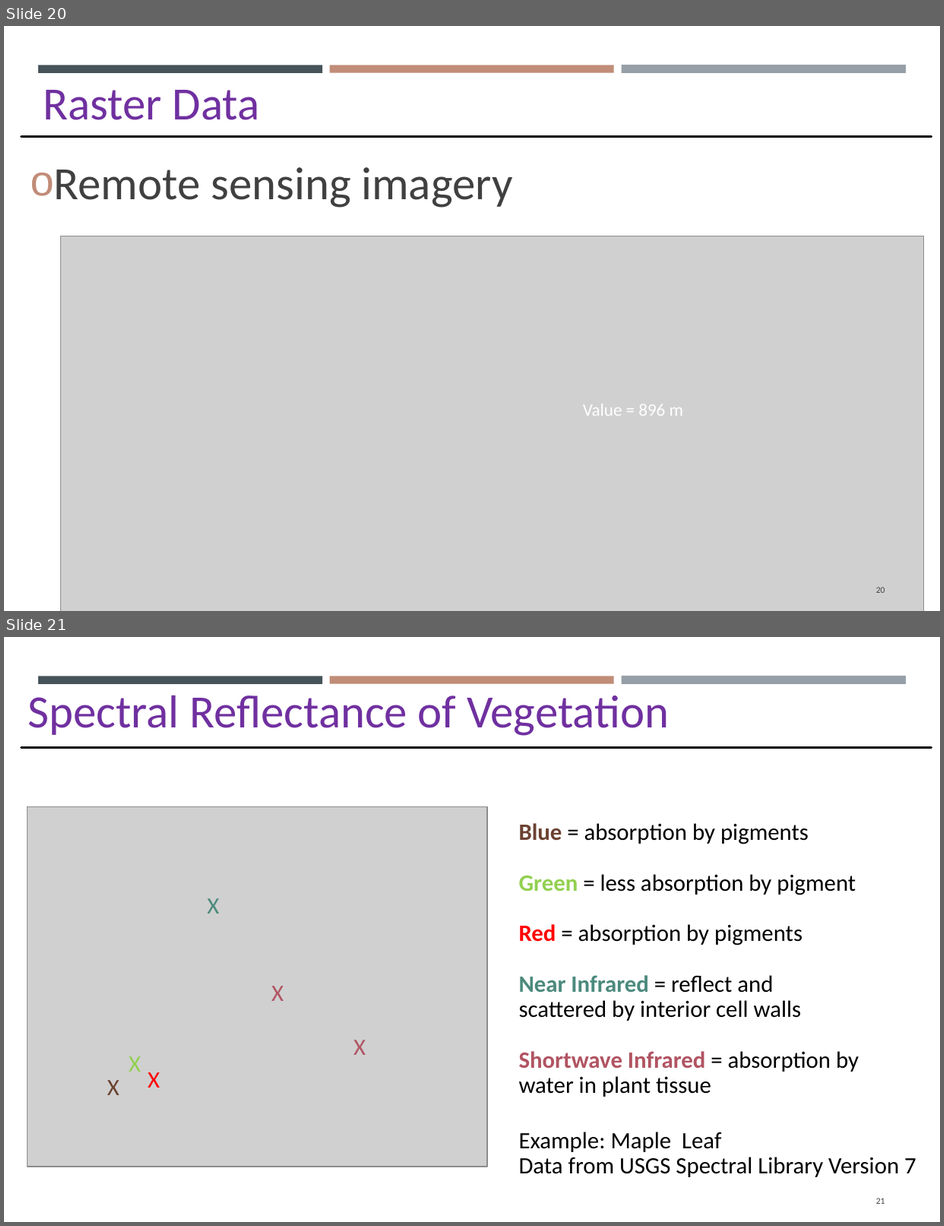
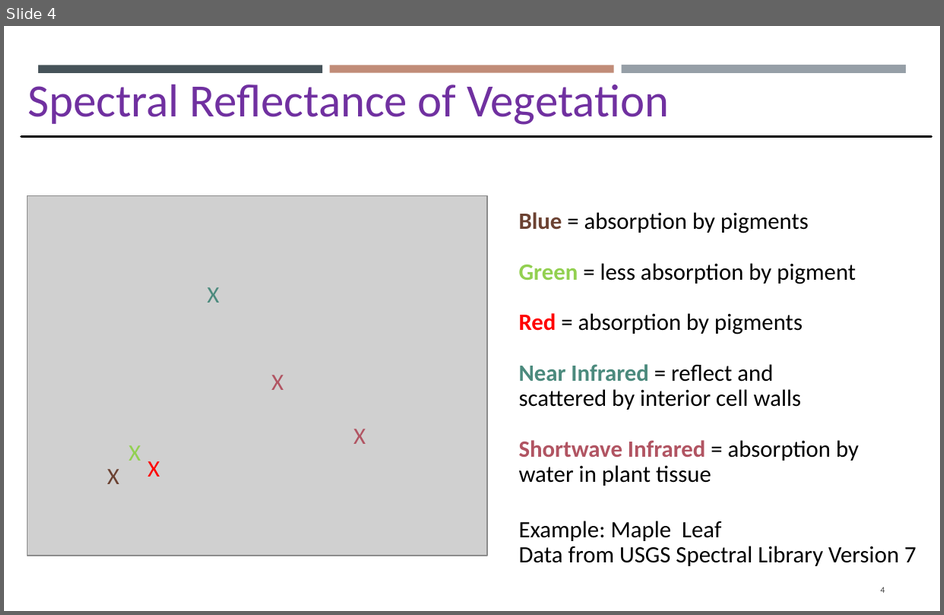
Before and after one commit to gisynw/GIS_I, a slide deck: docs/Lectures/Week04/Week04_GEOG2475_Raster_Thr.pptx. Shown one above the other, each under a label of ours: slides 20 and 21 before the commit, slide 4 after it. The pictures are 944x1226 and 944x615 pixels, drawn with LibreOffice and Linux fonts; fonts in the diff are those of the drawing; grey boxes stand for pictures. Boxes give left, top, right and bottom in pixels: in the first picture for what was removed or moved away, otherwise in the second. Text is boxed around its words. In the diff, an @@ line names an element or a change of style, - is before the commit and + after.

```diff
--- a/docs/Lectures/Week04/Week04_GEOG2475_Raster_Thr.pptx
+++ b/docs/Lectures/Week04/Week04_GEOG2475_Raster_Thr.pptx
@@ slide 20 removed at box(4, 26, 940, 611), background #FFFFFF; not listed: 3 template elements that a slide beside it also shows @@
@@ text removed at box(44, 90, 260, 120) @@
-Raster Data
@@ line removed from (21, 136) to (932, 136) @@
@@ text removed at box(54, 167, 512, 208) @@
-o Remote sensing imagery
@@ picture removed at box(60, 237, 924, 611) @@
@@ text removed at box(583, 404, 683, 416) @@
-Value = 896 m
@@ page number removed at box(876, 587, 886, 593) @@
-20
@@ what was slide 21 is now slide 4 @@
@@ page number at box(881, 587, 886, 593): text changed @@
-21
+4
```
Also in this commit, not shown: 4 slides added, 16 other slides removed, 8 other files.
